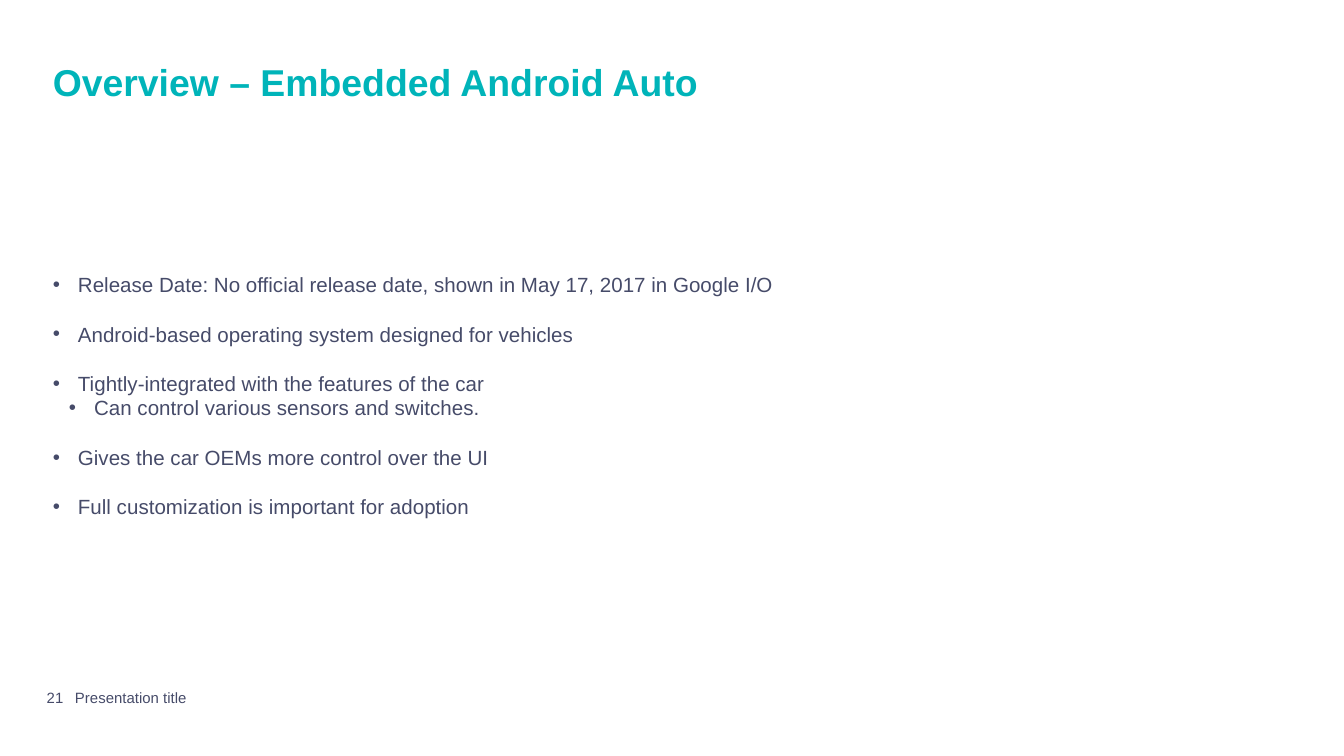
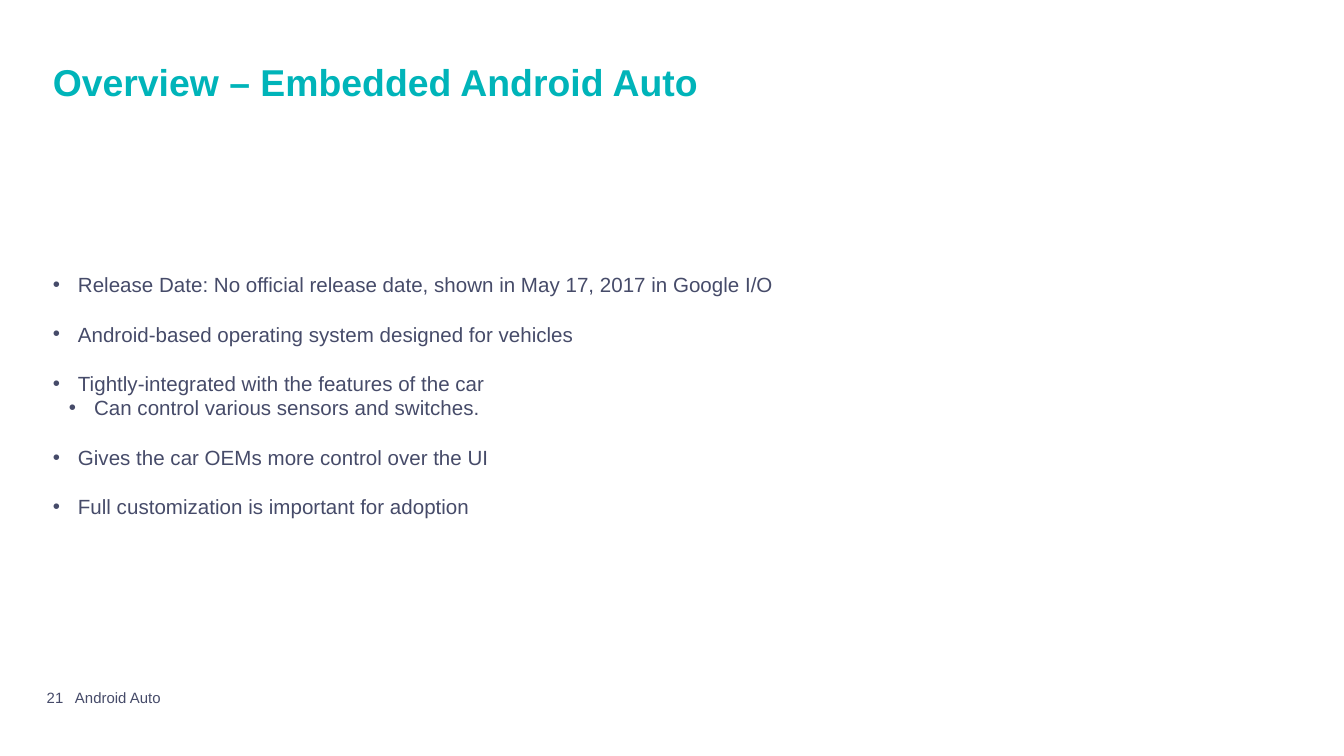
Before and after one commit to mpiresgro/AndroidAutoInfo, a slide deck: slide 21 of Final/Presentation_Joao_Mauro.pptx. Drawn at 1344x756 pixels with LibreOffice and Linux fonts; fonts in the diff are those of the drawing; background and template pictures are left out. Boxes give left, top, right and bottom in pixels: in the first picture for what was removed or moved away, otherwise in the second. Text is boxed around its words. In the diff, an @@ line names an element or a change of style, - is before the commit and + after.

```diff
--- a/Final/Presentation_Joao_Mauro.pptx
+++ b/Final/Presentation_Joao_Mauro.pptx
@@ text at (x1=75, y1=692, x2=161, y2=703): text changed @@
-Presentation title
+Android Auto
```
Also in this commit, not shown: 9 other slides changed, 1 slide added, 1 slide removed.
